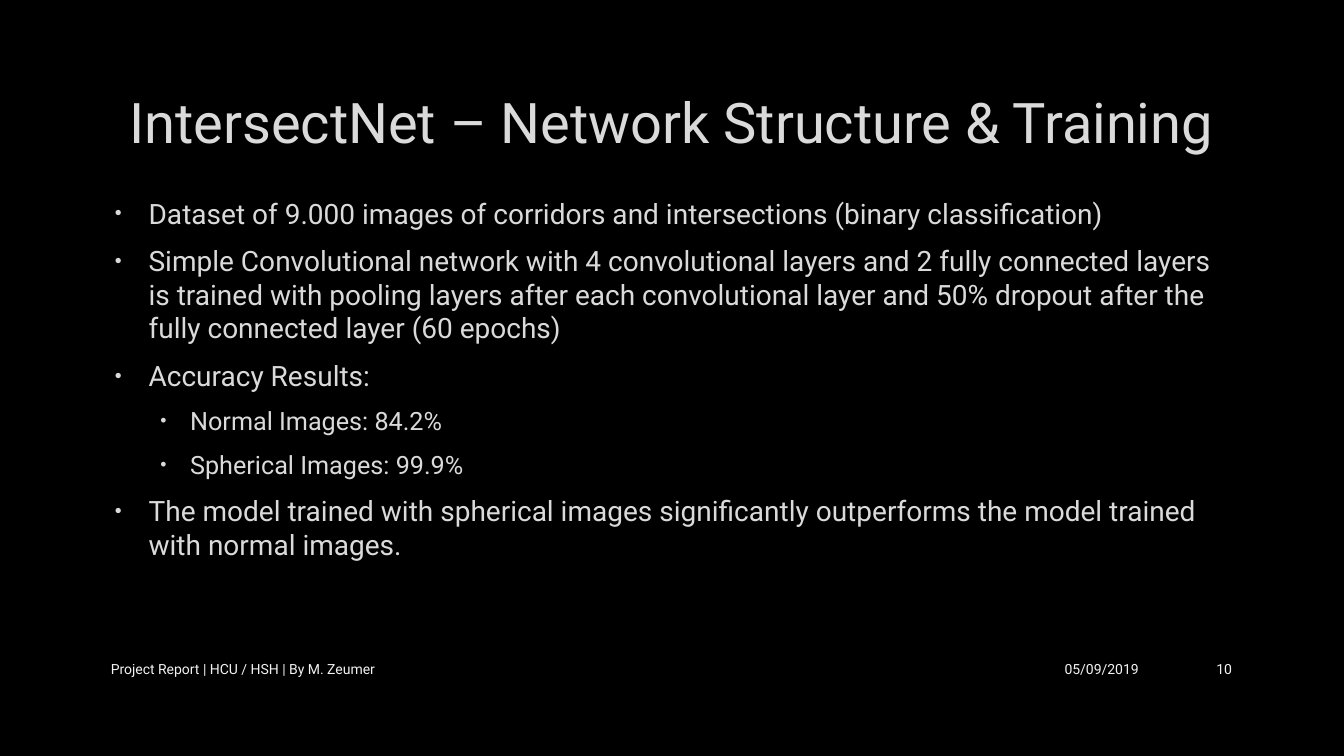
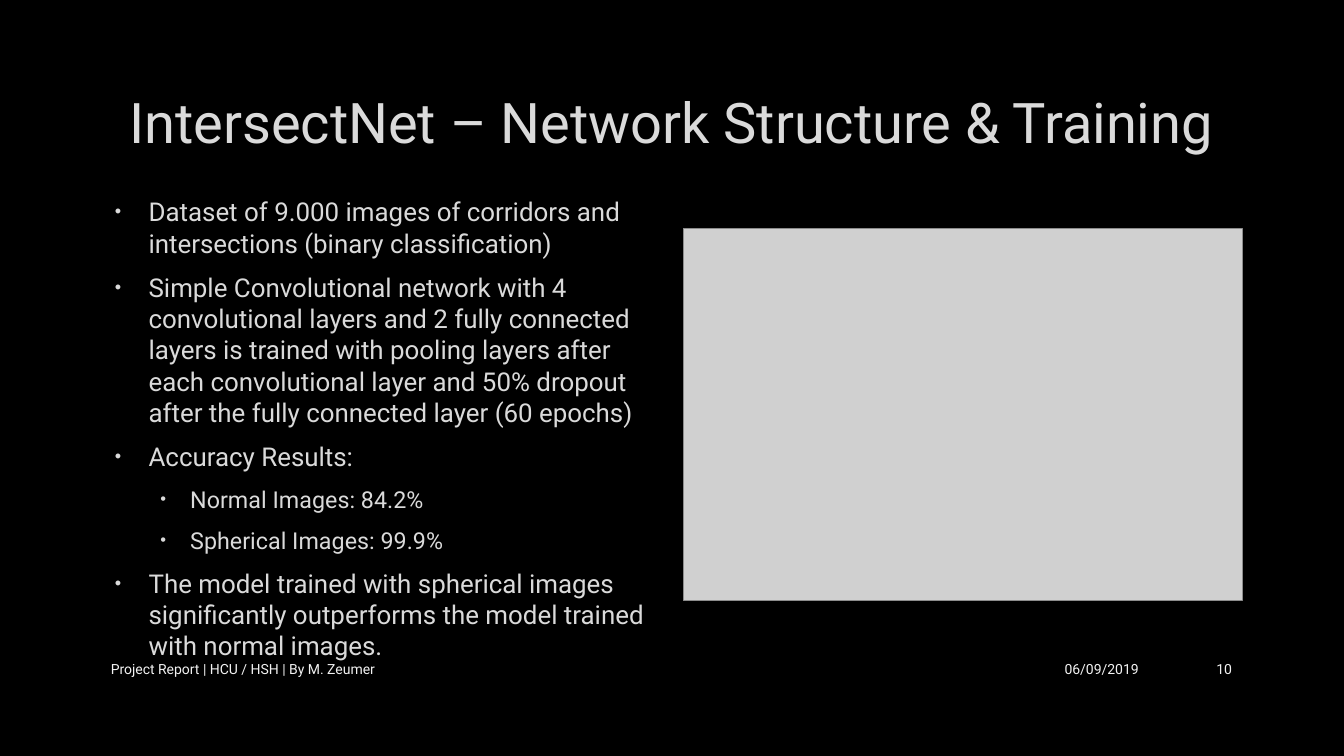
Before and after one commit to NXXR/HCU-project, a slide deck: slide 10 of docs/ProjectReports/Project Report.pptx. Drawn at 1344x756 pixels with LibreOffice and Linux fonts; fonts in the diff are those of the drawing; grey boxes stand for pictures; background and template pictures are left out. Boxes give left, top, right and bottom in pixels: in the first picture for what was removed or moved away, otherwise in the second. Text is boxed around its words. In the diff, an @@ line names an element or a change of style, - is before the commit and + after.

Commit message:
added IntersectNet graph

```diff
--- a/docs/ProjectReports/Project Report.pptx
+++ b/docs/ProjectReports/Project Report.pptx
@@ text "Dataset of 9.000 images of ..." at (x1=149, y1=201, x2=644, y2=630): size 20 to 18.5 pt; size 18 to 16.6 pt in "Normal Images: 84.2%", "Spherical Images: 99.9%" @@
@@ picture added at (x1=684, y1=229, x2=1242, y2=601) @@
@@ text at (x1=1065, y1=664, x2=1139, y2=675): text changed @@
-05/09/2019
+06/09/2019
```
Also in this commit, not shown: 10 other slides changed.
